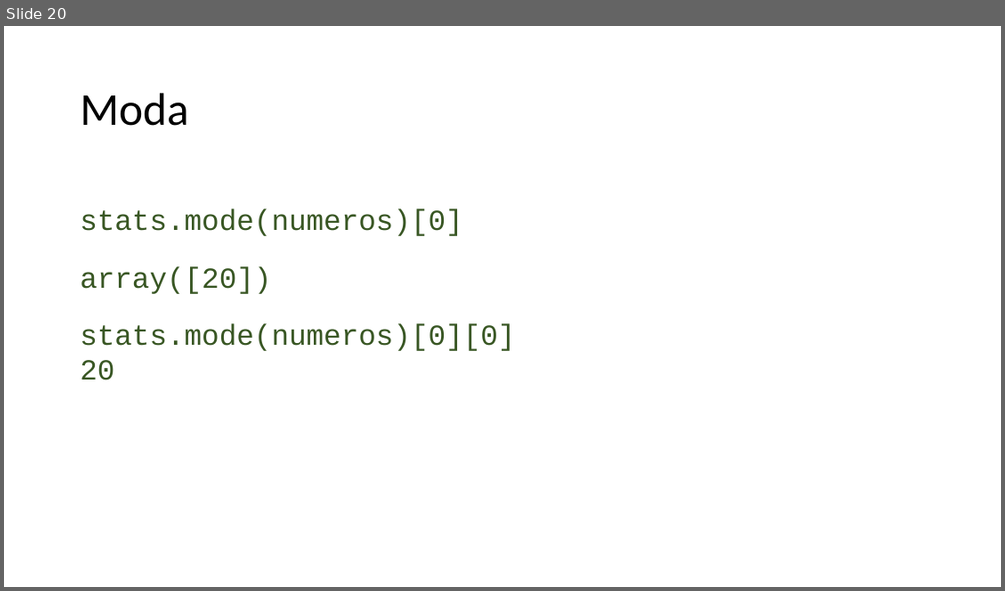
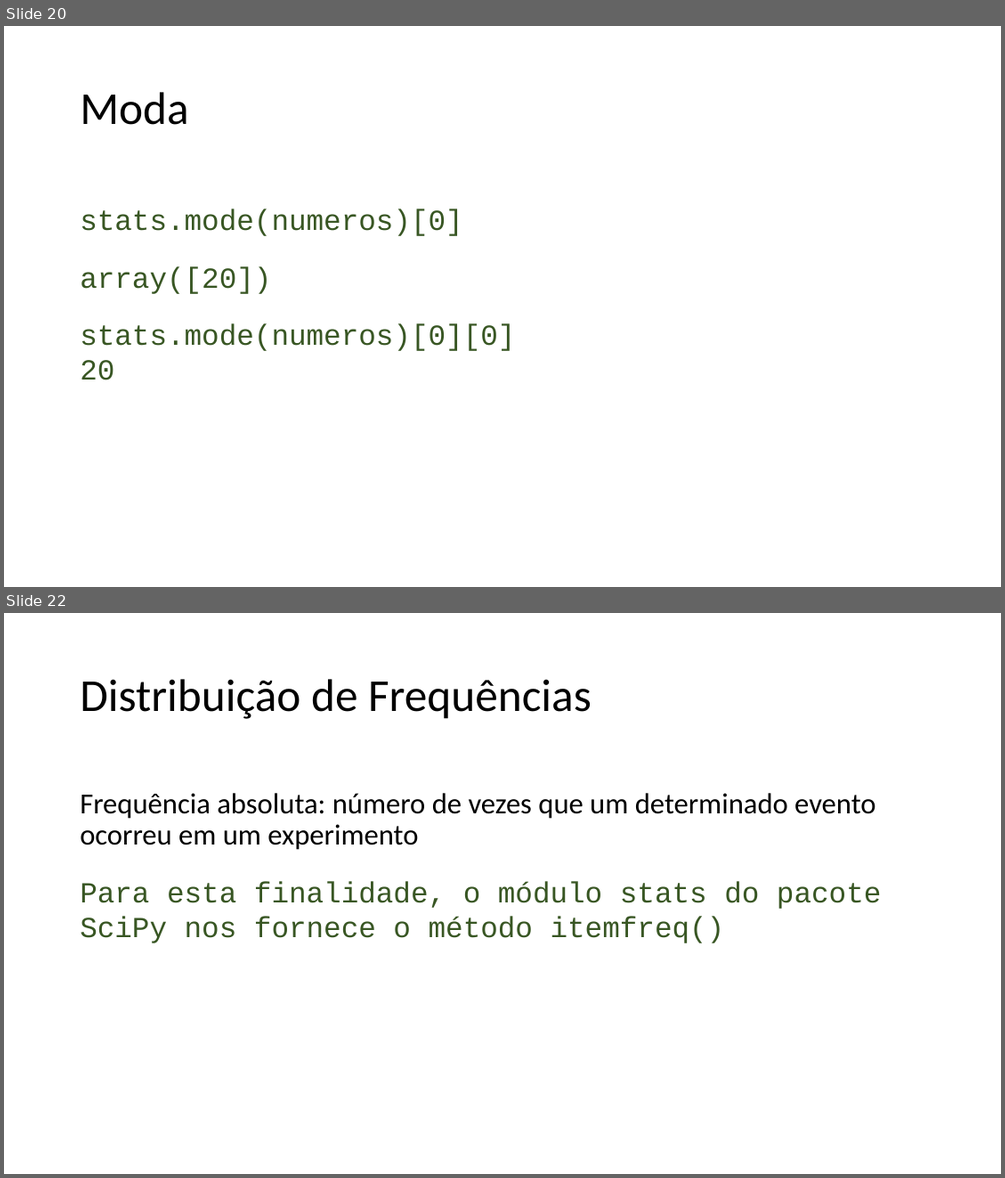
Before and after one commit to lidimayra/basic-stats, a slide deck: presentation.pptx. Shown one above the other, each under a label of ours: slide 20 before the commit, slides 20 and 22 after it; the slides between them are not shown. The pictures are 1005x591 and 1005x1178 pixels, drawn with LibreOffice and Linux fonts; fonts in the diff are those of the drawing. Boxes give left, top, right and bottom in pixels: in the first picture for what was removed or moved away, otherwise in the second. Text is boxed around its words. In the diff, an @@ line names an element or a change of style, - is before the commit and + after.

```diff
--- a/presentation.pptx
+++ b/presentation.pptx
@@ slide 22 added at [4, 613, 1001, 1174], background #FFFFFF @@
@@ text added at [80, 679, 591, 719], 44 pt, text #000000 @@
+Distribuição de Frequências
@@ text added at [80, 793, 881, 943], 28 pt, text #000000 @@
+Frequência absoluta: número de vezes que um determinado evento ocorreu em um experimento
+Para esta finalidade, o módulo stats do pacote SciPy nos fornece o método itemfreq()
```
Also in this commit, not shown: 1 slide changed, 5 other slides added, 3 other files.
